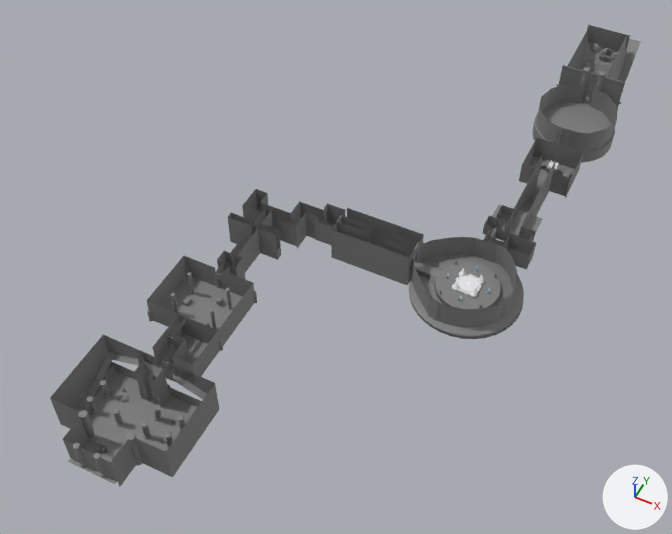
Before and after pictures for a commit that changed the FBX model src/Client/Resources/FBX/Server.FBX.
Rendered twice from a 50 mm lens placed at (259.0, -218.0, 484.0), pointed at (47.0, 207.0, -46.0). The lights are fixed; the arrows at lower right show +X, +Y and +Z. Where no turn or scale is listed for an object, it has been applied to the vertices.

Objects in the first picture: 'SM_Boss_Room_Floor1', 'SM_Boss_Room_Floor2', 'SM_Ceiling_Round2', 'SM_Env_Rock_Square_Simple_22', 'SM_Env_Wall_Alcove_Round_01_Texture3', 'SM_Env_Wall_Alcove_Round_01_Texture5', 'SM_Env_Wall_Alcove_Round_01_Texture6', 'SM_Floor_Ceiling369', 'SM_Floor_Ceiling81', 'SM_Wall_Tall103', 'SM_Wall_Tall104', 'SM_Wall_Tall252', 'SM_Wall_Tall257', 'SM_Wall_Tall262', 'SM_Wall_Tall272', 'SM_Wall_Tall511', 'SM_Wall_Tall88'.
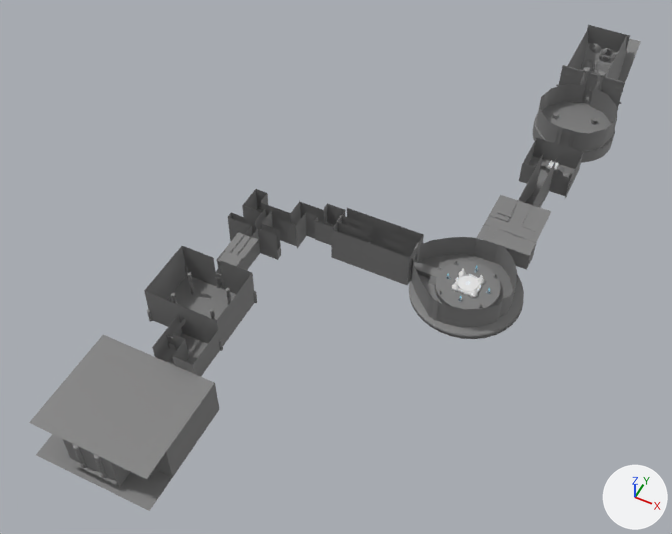
The edits, one by one:
Object 'SM_Wall_Tall252' (ob_sm_wall_tall252) is rescaled from (0.05, 0.01, 0.04) to (0.05, 0.01, 0.06).
Object 'SM_Floor_Ceiling81' (ob_sm_floor_ceiling81) is rescaled from (0.17, 0.1, 0.025) to (0.17, 0.15, 0.025).
Object 'SM_Wall_Tall257' (ob_sm_wall_tall257) is rescaled from (0.05, 0.01, 0.04) to (0.05, 0.01, 0.06).
Object 'SM_Env_Rock_Square_Simple_22' (ob_sm_env_rock_square_simple_22) moves from (-13.5, 101.2, -6.3) to (143.3, 444.9, -37.4).
Object 'SM_Wall_Tall272' (ob_sm_wall_tall272) is rescaled from (0.09, 0.01, 0.04) to (0.09, 0.01, 0.06).
Object 'SM_Wall_Tall262' (ob_sm_wall_tall262) is rescaled from (0.09, 0.01, 0.04) to (0.09, 0.01, 0.06).
Object 'SM_Wall_Tall88' (ob_sm_wall_tall88) is rescaled from (0.11, 0.01, 0.04) to (0.11, 0.01, 0.06).
Object 'SM_Floor_Ceiling239' (ob_sm_floor_ceiling239) is new; it shows me_sm_env_tiles_texture_09.
Its location is (8.1, 162.5, 7.5).
Its rotation in degrees is (0, 180, 0).
Its scale is (0.0325, 0.06, 0.01).
Object 'SM_Floor_Ceiling834' (ob_sm_floor_ceiling834) is new; it shows me_sm_env_tiles_texture_09.
Its location is (182.4, 293.1, -3.1).
Its rotation in degrees is (0, 180, 0).
Its scale is (0.08, 0.1, 0.07).
Object 'SM_Floor_Ceiling82' (ob_sm_floor_ceiling82) is new; it shows me_sm_env_tiles_texture_09.
Its location is (42.5, 47.5, 2.5).
Its rotation in degrees is (0, 180, 0).
Its scale is (0.17, 0.15, 0.025).

Boxes (x1, y1, x2, y2) around the edits, measured in the pictures (672 x 534 px):
'SM_Floor_Ceiling82', added: after (29, 335, 215, 479)
'SM_Floor_Ceiling81', rescaled: before (73, 368, 198, 452); after (36, 434, 173, 511)
'SM_Floor_Ceiling834', added: after (477, 195, 551, 256)
'SM_Wall_Tall262', rescaled: before (147, 256, 186, 307); after (144, 246, 186, 300)
'SM_Wall_Tall272', rescaled (16% taller): before (218, 284, 254, 346); after (217, 274, 254, 346)
'SM_Wall_Tall88', rescaled: before (147, 301, 212, 328); after (144, 291, 218, 330)
'SM_Wall_Tall252', rescaled (32% taller): before (184, 256, 217, 286); after (182, 246, 217, 286)
'SM_Wall_Tall257', rescaled (25% taller): before (221, 270, 253, 297); after (220, 260, 252, 294)
'SM_Floor_Ceiling239', added: after (217, 232, 258, 267)
'SM_Env_Rock_Square_Simple_22', moved: before (183, 296, 192, 306); after (552, 112, 559, 119)
'SM_Wall_Tall103', unchanged, covered by the edit: before (50, 335, 109, 408)
